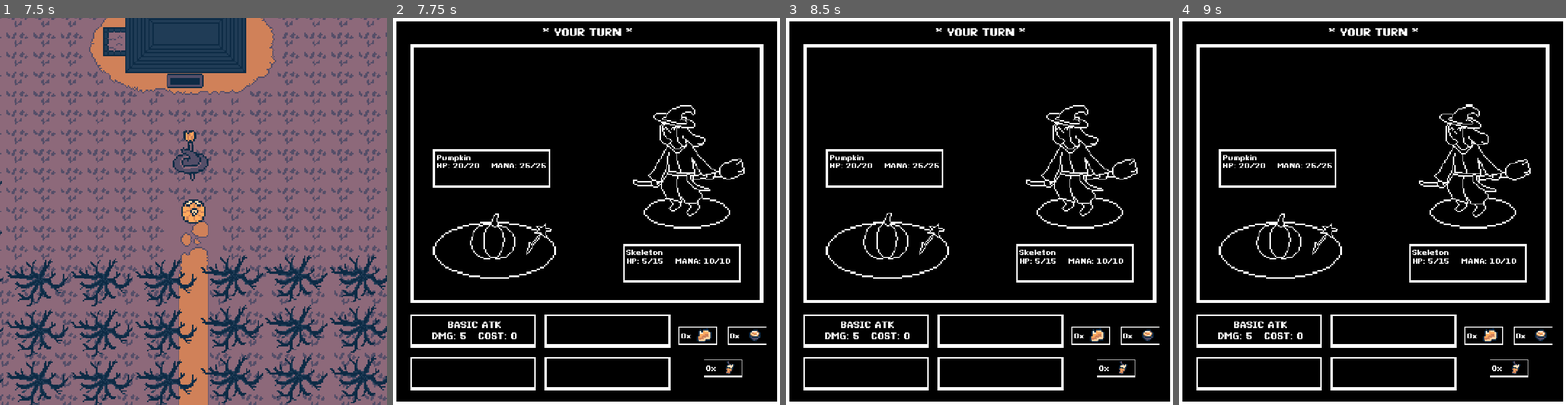
Above: before the commit, frames 1-4 (left to right).
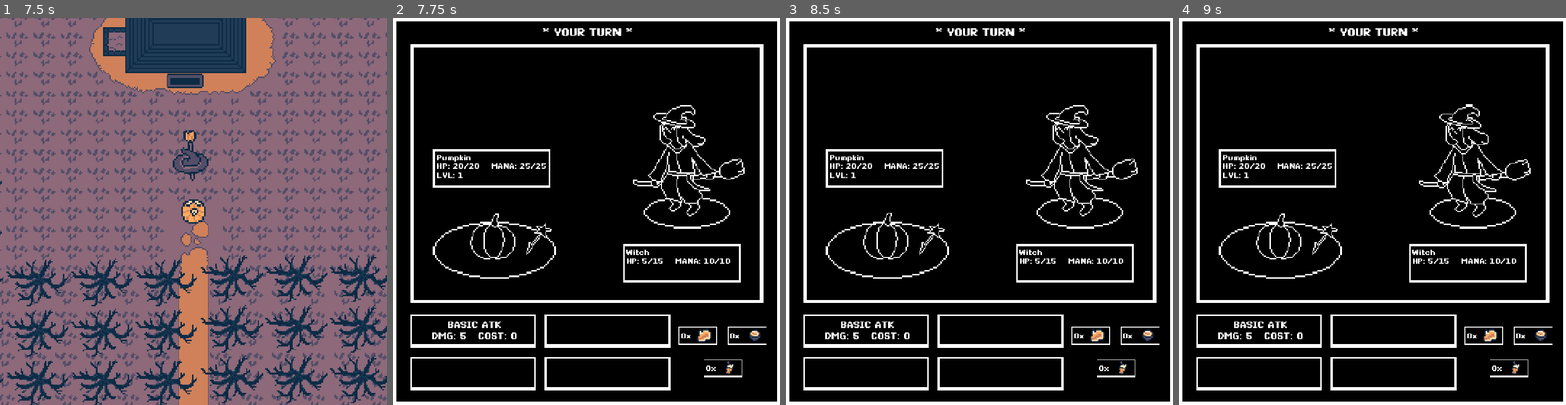
Above: after the commit, the same moments.

Repository: QuoteGenerator/Jame_Gam_Halloween
Game: Godot game, scene res://final_area.tscn
Two runs of this game, one before a commit and one after it. Both use one fixed random seed, a clock stepped at 60 frames per second and the inputs below. This scene is started directly instead of the project's main scene.
Inputs (mouse positions are in pixels of both pictures, inside the frame that each line leads up to):
- Up to frame 1 (7.5 s): move the mouse to (278, 192) at 0.52 s; hold D 0.53-1.28 s; tap E (Interact) every 0.75 s from 0.6 to 7.35 s; move the mouse to (116, 230) at 1.27 s; hold S 1.28-2.03 s; move the mouse to (232, 126) at 2.02 s; hold D 2.03-2.78 s; move the mouse to (174, 288) at 2.77 s; hold W 2.78-3.53 s; tap Enter at 3.5, 5.75 s; move the mouse to (309, 269) at 3.52 s; hold A 3.53-5.03 s; move the mouse to (77, 153) at 4.27 s; tap Space at 5, 7.25 s; move the mouse to (212, 211) at 5.02 s; hold S 5.03-5.78 s; move the mouse to (135, 114) at 5.77 s; hold D 5.78-6.53 s; move the mouse to (278, 192) at 6.52 s; hold W 6.53-7.28 s; move the mouse to (116, 230) at 7.27 s; hold D from 7.28 s (still down)
- Up to frame 2 (7.75 s): keep holding D
- Up to frame 3 (8.5 s): move the mouse to (1018, 126) at 8.02 s; release D at 8.03 s; hold S from 8.03 s (still down); tap E (Interact) at 8.1 s
- Up to frame 4 (9 s): move the mouse to (1353, 288) at 8.77 s; release S at 8.78 s; hold A from 8.78 s (still down); tap E (Interact) at 8.85 s

Frame 1 is identical in both runs. In frame 2, 0.2% of the frame differs, in the area x 11-70%, y 37-62%; in frame 3, 0.2%; in frame 4, 0.2%.

Commit message:
lvl count up

Diff:
--- a/Jame_GAM_HALLOWEN_FIX/jame-gam-halloween/Scripts/combat_ui.gd
+++ b/Jame_GAM_HALLOWEN_FIX/jame-gam-halloween/Scripts/combat_ui.gd
@@ -10,6 +10,7 @@
 
 @onready var playerNameLabel: Label = $Panel/Control/PlayerName
 @onready var playerStatsLabel: Label = $Panel/Control/PlayerStats
+@onready var playerLvlLabel: Label = $Panel/Control/PlayerLvl
 
 @onready var turnLabel: Label = $Panel/Control/TurnLabel
 
@@ -75,6 +76,7 @@
 	playerStatsLabel.text = \
 	"HP: " + str(current_player.health) + "/" + str(current_player.max_health) + "    "\
 	+ "MANA: " + str(current_player.mana) + "/" + str(current_player.max_mana)
+	playerLvlLabel.text = "LVL: " + str(GameState.player_level)
 
 func SkeletonEnemyBattle():
 	animationEnemyPlayer.play("tbc_skeleton_idle_animation")
@@ -99,6 +101,7 @@
 
 func update_enemy_stats():
 	if current_enemy.health <= 0:
+		GameState.player_level += 1
 		end_combat()
 		return
 
--- a/Jame_GAM_HALLOWEN_FIX/jame-gam-halloween/combat_ui.tscn
+++ b/Jame_GAM_HALLOWEN_FIX/jame-gam-halloween/combat_ui.tscn
@@ -20,6 +20,7 @@
 [ext_resource type="Texture2D" uid="uid://mq7782la3467" path="res://Assets/Sprites/Consumables/pumpkin_pie.png" id="11_tnwwt"]
 [ext_resource type="Texture2D" uid="uid://jds3dystspv4" path="res://Assets/sparkles.png" id="13_b12oa"]
 [ext_resource type="Texture2D" uid="uid://dbq05cio0v82a" path="res://Assets/Sprites/tbc_sprites/wand_idle.png" id="14_nw44a"]
+[ext_resource type="Texture2D" uid="uid://byeoo7x84ks8r" path="res://Assets/Sprites/tbc_sprites/sunglasses_anim_skelly.png" id="21_gjqx6"]
 
 [sub_resource type="Animation" id="Animation_rltsl"]
 length = 0.001
@@ -576,6 +577,28 @@
 }
 point_count = 12
 
+[sub_resource type="AtlasTexture" id="AtlasTexture_1dsod"]
+atlas = ExtResource("21_gjqx6")
+region = Rect2(0, 0, 17, 10)
+
+[sub_resource type="AtlasTexture" id="AtlasTexture_6b7x5"]
+atlas = ExtResource("21_gjqx6")
+region = Rect2(17, 0, 17, 10)
+
+[sub_resource type="SpriteFrames" id="SpriteFrames_g4v7s"]
+animations = [{
+"frames": [{
+"duration": 1.0,
+"texture": SubResource("AtlasTexture_1dsod")
+}, {
+"duration": 1.0,
+"texture": SubResource("AtlasTexture_6b7x5")
+}],
+"loop": 1,
+"name": &"default",
+"speed": 5.38
+}]
+
 [node name="CombatUI" type="CanvasLayer" unique_id=111705774 groups=["combat_ui"]]
 process_mode = 2
 script = ExtResource("1_h1lix")
@@ -599,7 +622,6 @@
 autoplay = &"tbc_player_idle_animation"
 
 [node name="tbc_skeleton_idle_animation" type="Sprite2D" parent="Panel" unique_id=1358327532]
-visible = false
 position = Vector2(917, 443)
 scale = Vector2(3.9210527, 3.9210527)
 texture = ExtResource("3_rltsl")
@@ -827,12 +849,22 @@
 [node name="PlayerStats" type="Label" parent="Panel/Control" unique_id=893615213]
 layout_mode = 0
 offset_left = 138.0
-offset_top = 445.0
+offset_top = 446.0
 offset_right = 476.0
-offset_bottom = 533.0
+offset_bottom = 534.0
 theme_override_fonts/font = ExtResource("7_akiti")
 theme_override_font_sizes/font_size = 21
 text = "HP: 25/25    MANA: 10/10"
+
+[node name="PlayerLvl" type="Label" parent="Panel/Control" unique_id=510982596]
+layout_mode = 0
+offset_left = 138.0
+offset_top = 475.0
+offset_right = 220.0
+offset_bottom = 501.0
+theme_override_fonts/font = ExtResource("7_akiti")
+theme_override_font_sizes/font_size = 21
+text = "LVL: 1"
 
 [node name="EnemyName" type="Label" parent="Panel/Control" unique_id=1699826288]
 layout_mode = 0
@@ -901,6 +933,13 @@
 update_rotation = false
 update_scale = false
 
+[node name="AnimatedSprite2D" type="AnimatedSprite2D" parent="." unique_id=3446359]
+visible = false
+position = Vector2(919, 296)
+scale = Vector2(3.921, 3.921)
+sprite_frames = SubResource("SpriteFrames_g4v7s")
+autoplay = "default"
+
 [connection signal="mouse_entered" from="Panel/Control/simple_attack_button" to="Panel/Control/simple_attack_button" method="_on_mouse_entered"]
 [connection signal="mouse_exited" from="Panel/Control/simple_attack_button" to="Panel/Control/simple_attack_button" method="_on_mouse_exited"]
 [connection signal="pressed" from="Panel/Control/simple_attack_button" to="Panel/Control/simple_attack_button" method="_on_pressed"]
--- a/Jame_GAM_HALLOWEN_FIX/jame-gam-halloween/final_area.tscn
+++ b/Jame_GAM_HALLOWEN_FIX/jame-gam-halloween/final_area.tscn
@@ -1,7 +1,7 @@
 [gd_scene format=3 uid="uid://7f48fqsv0s12"]
 
 [ext_resource type="Texture2D" uid="uid://cug6ftyvaiir6" path="res://Assets/Sprites/Areas/final_area.png" id="1_hgxce"]
-[ext_resource type="Script" uid="uid://4w7w0g5lew5c" path="res://final_area.gd" id="1_qy1bl"]
+[ext_resource type="Script" uid="uid://4w7w0g5lew5c" path="res://Scripts/final_area.gd" id="1_qy1bl"]
 [ext_resource type="Texture2D" uid="uid://cq3as0urft43k" path="res://Assets/Sprites/Objects/tree_empty.png" id="2_4ekaj"]
 [ext_resource type="Texture2D" uid="uid://cairtwsoy2paa" path="res://Assets/Sprites/Areas/row.png" id="3_wyo8o"]
 [ext_resource type="PackedScene" uid="uid://cvh34udiaksh4" path="res://combat_ui.tscn" id="4_f5s4f"]
--- a/Jame_GAM_HALLOWEN_FIX/jame-gam-halloween/outro.tscn
+++ b/Jame_GAM_HALLOWEN_FIX/jame-gam-halloween/outro.tscn
@@ -1,6 +1,6 @@
 [gd_scene format=3 uid="uid://cu2f7vt5i3vl5"]
 
-[ext_resource type="Script" uid="uid://rx2s7aavyle2" path="res://outro.gd" id="1_d2ofq"]
+[ext_resource type="Script" uid="uid://rx2s7aavyle2" path="res://Scripts/outro.gd" id="1_d2ofq"]
 [ext_resource type="FontFile" uid="uid://dx2uphxemt1ij" path="res://Assets/PixeloidSans-Bold.otf" id="2_njae7"]
 
 [node name="Outro" type="Node2D" unique_id=166334674]
--- a/Jame_GAM_HALLOWEN_FIX/jame-gam-halloween/witch.tscn
+++ b/Jame_GAM_HALLOWEN_FIX/jame-gam-halloween/witch.tscn
@@ -157,7 +157,7 @@
 max_health = 15
 mana = 10
 max_mana = 10
-enemy_name = "Skeleton"
+enemy_name = "Witch"
 
 [node name="CollisionShape2D" type="CollisionShape2D" parent="." unique_id=569457113]
 shape = SubResource("CircleShape2D_dfj8p")
--- a/Jame_GAM_HALLOWEN_FIX/jame-gam-halloween/zombie.tscn
+++ b/Jame_GAM_HALLOWEN_FIX/jame-gam-halloween/zombie.tscn
@@ -158,7 +158,7 @@
 max_health = 15
 mana = 10
 max_mana = 10
-enemy_name = "Skeleton"
+enemy_name = "Zombie"
 
 [node name="CollisionShape2D" type="CollisionShape2D" parent="." unique_id=569457113]
 shape = SubResource("CircleShape2D_dfj8p")
Binary file added: Jame_GAM_HALLOWEN_FIX/jame-gam-halloween/Assets/Sprites/tbc_sprites/skelly_sunglasses.png
Not shown, added: Jame_GAM_HALLOWEN_FIX/jame-gam-halloween/Assets/Sprites/tbc_sprites/skelly_sunglasses.png.import
Binary file added: Jame_GAM_HALLOWEN_FIX/jame-gam-halloween/Assets/Sprites/tbc_sprites/sunglasses_anim_skelly.png
Not shown, added: Jame_GAM_HALLOWEN_FIX/jame-gam-halloween/Assets/Sprites/tbc_sprites/sunglasses_anim_skelly.png.import
Renamed: Jame_GAM_HALLOWEN_FIX/jame-gam-halloween/final_area.gd -> Jame_GAM_HALLOWEN_FIX/jame-gam-halloween/Scripts/final_area.gd
Renamed: Jame_GAM_HALLOWEN_FIX/jame-gam-halloween/final_area.gd.uid -> Jame_GAM_HALLOWEN_FIX/jame-gam-halloween/Scripts/final_area.gd.uid
Renamed: Jame_GAM_HALLOWEN_FIX/jame-gam-halloween/outro.gd -> Jame_GAM_HALLOWEN_FIX/jame-gam-halloween/Scripts/outro.gd
Renamed: Jame_GAM_HALLOWEN_FIX/jame-gam-halloween/outro.gd.uid -> Jame_GAM_HALLOWEN_FIX/jame-gam-halloween/Scripts/outro.gd.uid
